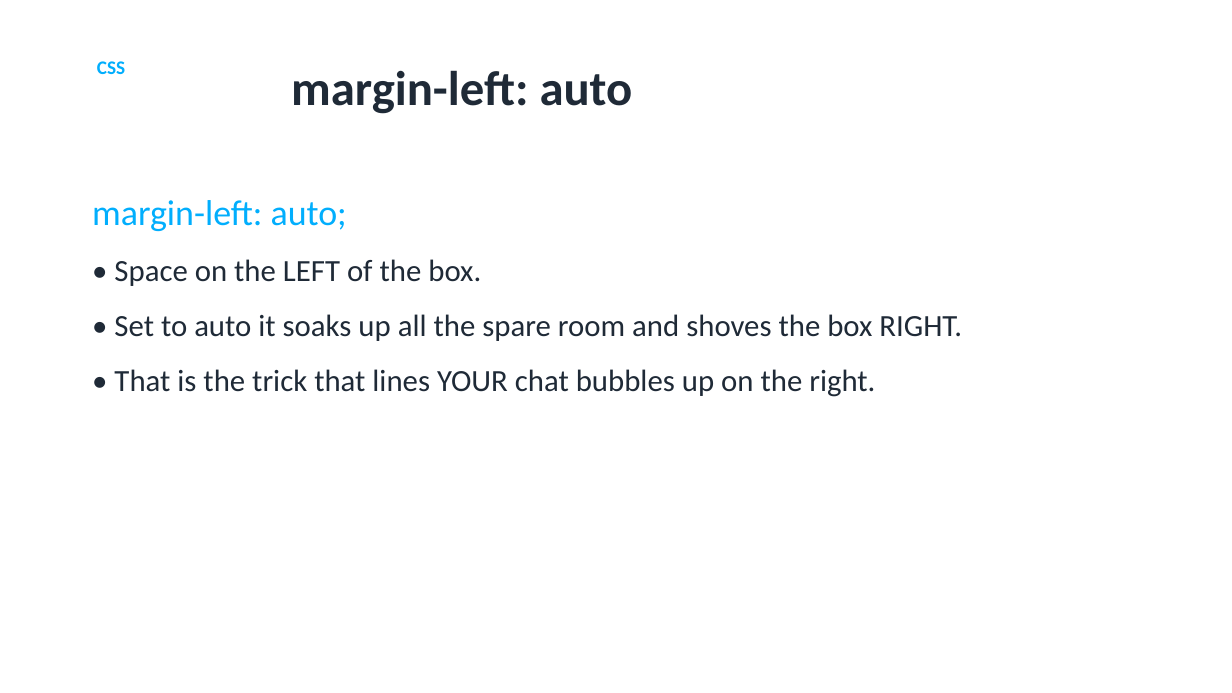
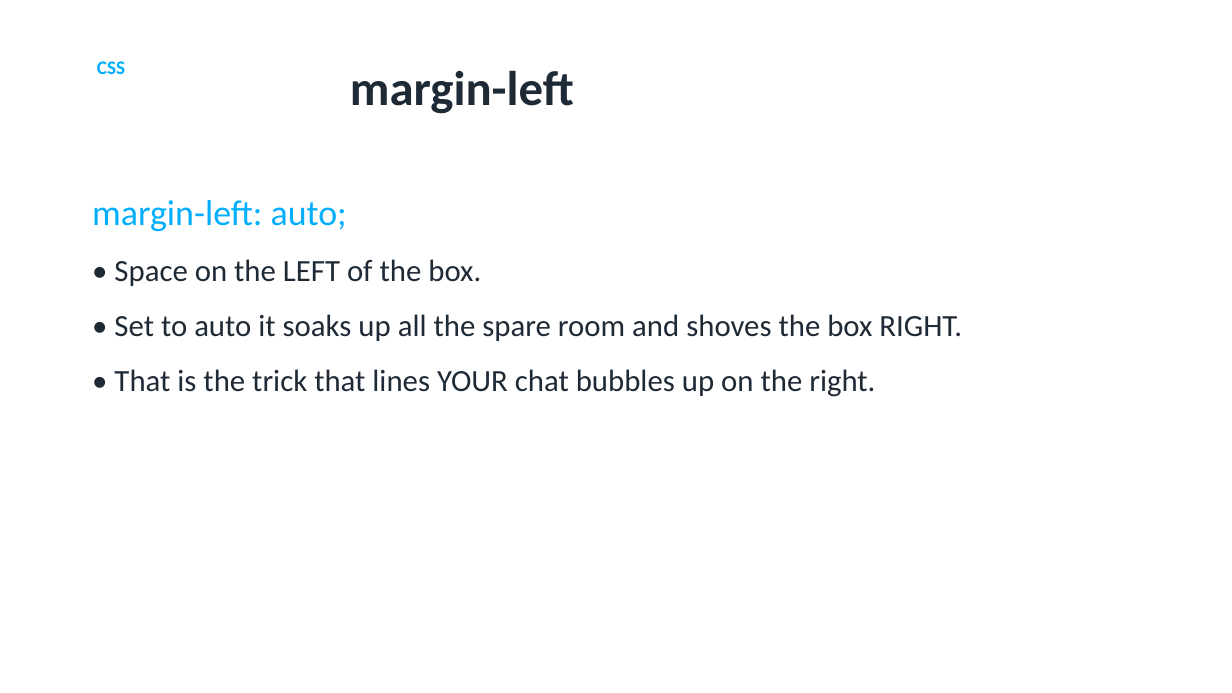
Before and after one commit to utgapps/utgapps.github.io, a slide deck: slide 59 of ai101/slides/week-07.pptx. Drawn at 1232x693 pixels with LibreOffice and Linux fonts; fonts in the diff are those of the drawing. Boxes give left, top, right and bottom in pixels: in the first picture for what was removed or moved away, otherwise in the second. Text is boxed around its words. In the diff, an @@ line names an element or a change of style, - is before the commit and + after.

```diff
--- a/ai101/slides/week-07.pptx
+++ b/ai101/slides/week-07.pptx
@@ title at (350,70,574,114): text changed @@
-margin-left: auto
+margin-left
```
Also in this commit, not shown: 3 other slides changed, 19 other files.
